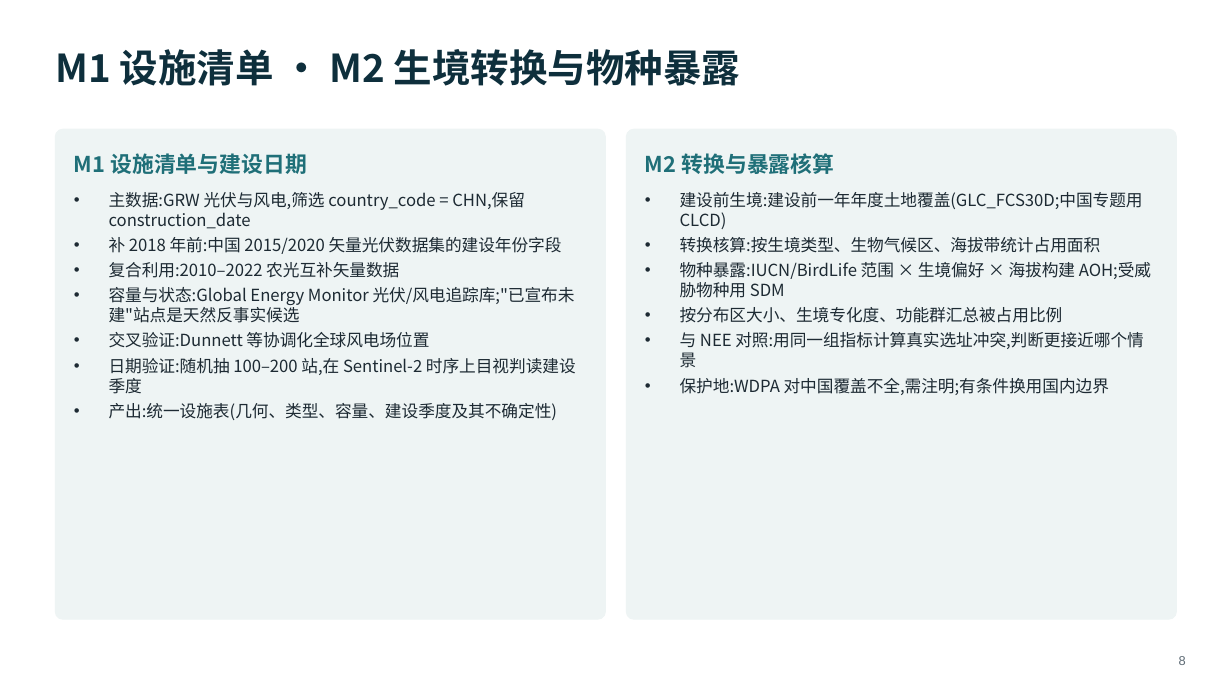
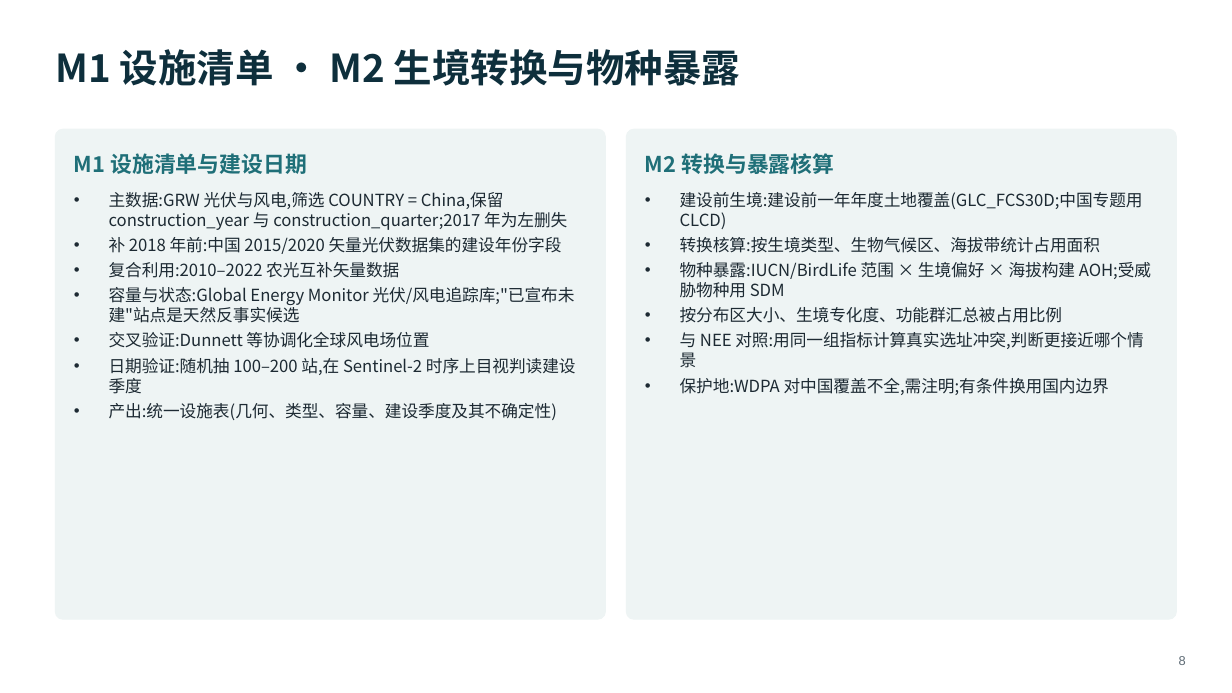
Before and after one commit to dingchenchen6/renewables-biodiversity-rs, a slide deck: slide 8 of RS_Renewables_Biodiversity_Workflow.pptx. Drawn at 1232x693 pixels with LibreOffice and Linux fonts; fonts in the diff are those of the drawing. Boxes give left, top, right and bottom in pixels: in the first picture for what was removed or moved away, otherwise in the second. Text is boxed around its words. In the diff, an @@ line names an element or a change of style, - is before the commit and + after.

Commit message:
Verify all datasets live, correct GRW/TZ-SAM field names, add first China results

```diff
--- a/RS_Renewables_Biodiversity_Workflow.pptx
+++ b/RS_Renewables_Biodiversity_Workflow.pptx
@@ text at box(109, 192, 567, 230): text changed @@
-• 主数据:GRW 光伏与风电,筛选 country_code = CHN,保留 construction_date
+• 主数据:GRW 光伏与风电,筛选 COUNTRY = China,保留 construction_year 与 construction_quarter;2017 年为左删失
```
Also in this commit, not shown: 4 other slides changed, 1 slide added, 3 other files.
